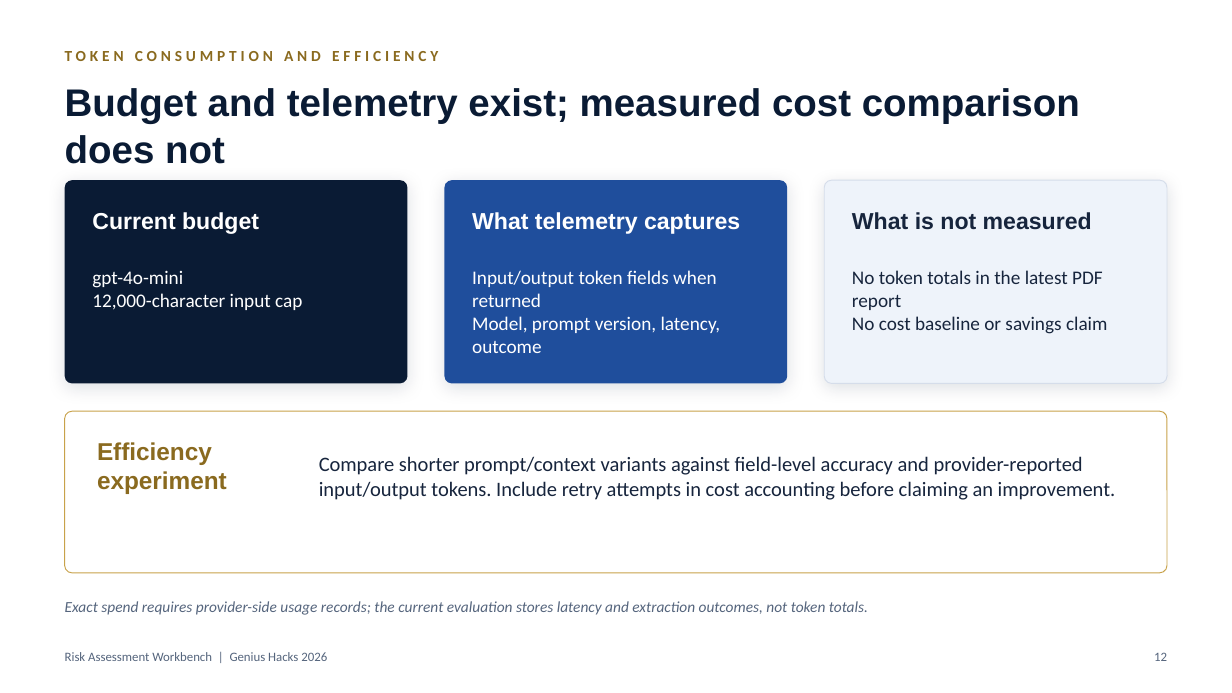
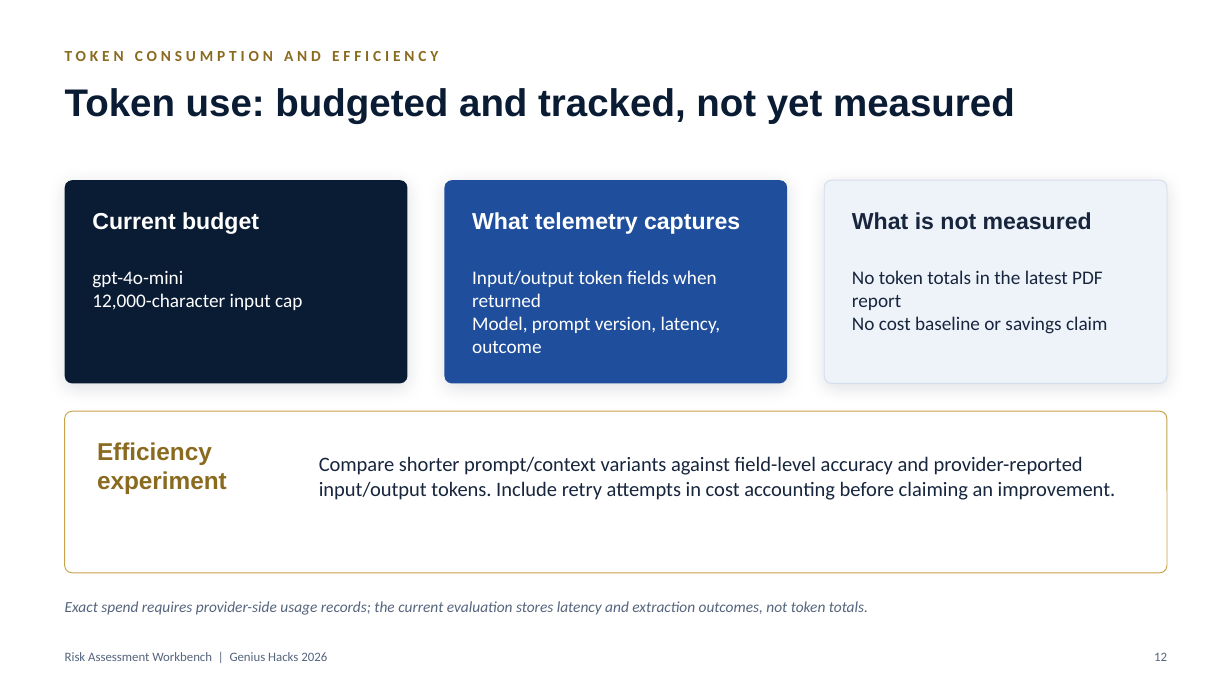
Before and after one commit to ebtenorio-myridius/geniushack3, a slide deck: slide 12 of docs/presentation/Risk_Assessment_Workbench_Genius_Hacks_2026.pptx. Drawn at 1232x693 pixels with LibreOffice and Linux fonts; fonts in the diff are those of the drawing. Boxes give left, top, right and bottom in pixels: in the first picture for what was removed or moved away, otherwise in the second. Text is boxed around its words. In the diff, an @@ line names an element or a change of style, - is before the commit and + after.

```diff
--- a/docs/presentation/Risk_Assessment_Workbench_Genius_Hacks_2026.pptx
+++ b/docs/presentation/Risk_Assessment_Workbench_Genius_Hacks_2026.pptx
@@ text at box(65, 88, 1015, 124): text changed @@
-Budget and telemetry exist; measured cost comparison does not
+Token use: budgeted and tracked, not yet measured
```
Also in this commit, not shown: 2 other slides changed, 1 other file.
